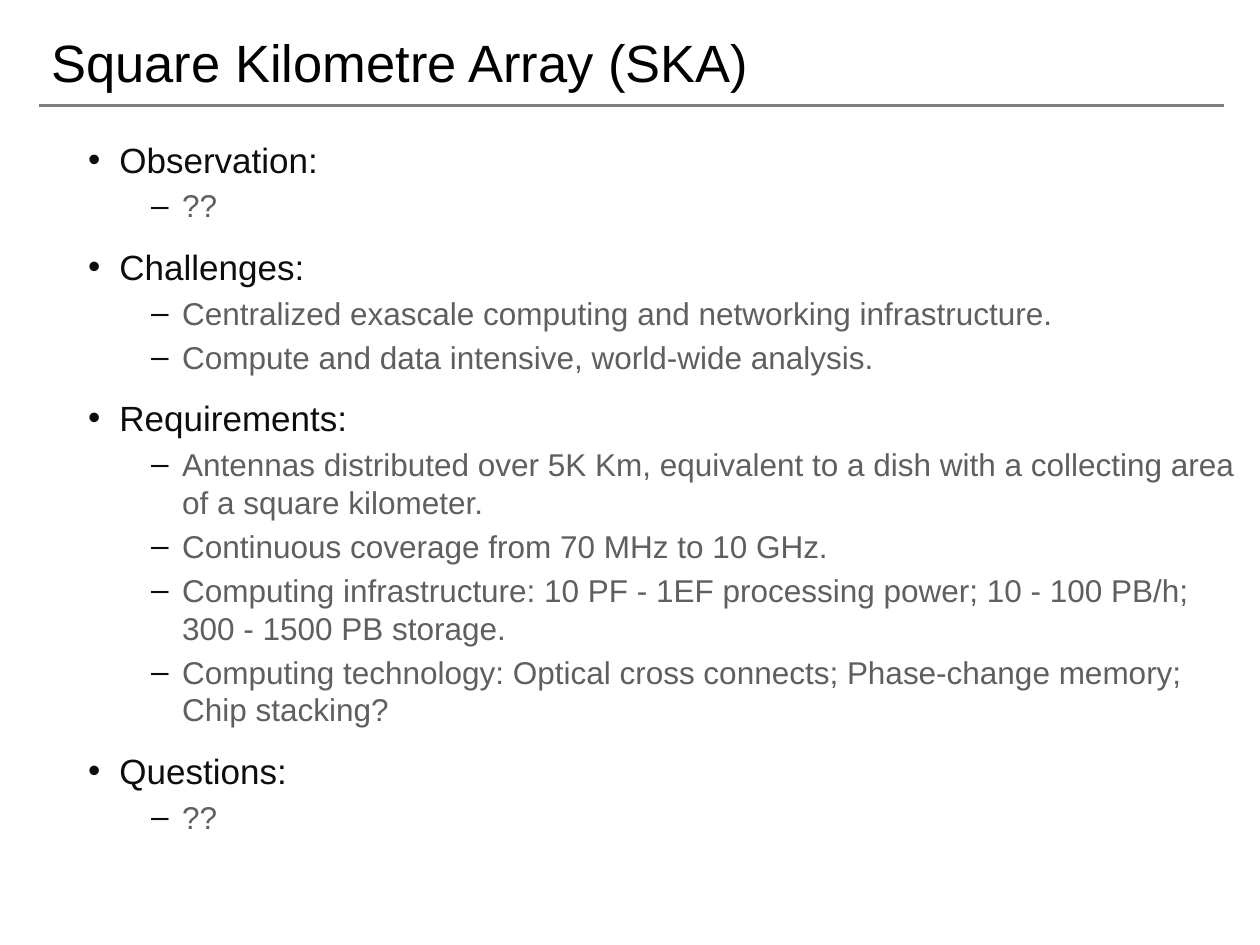
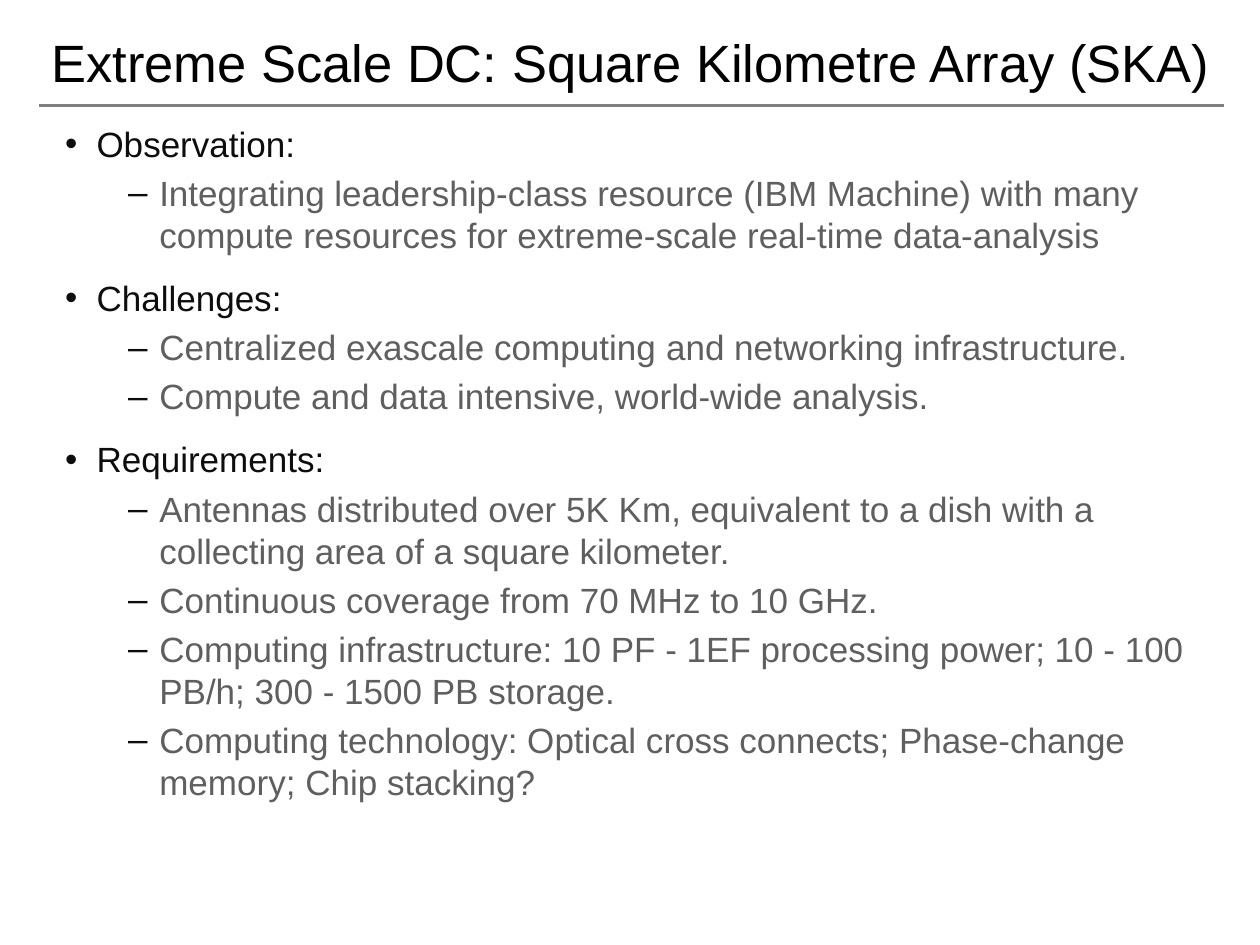
Before and after one commit to saga-project/presentations, a slide deck: slide 7 of radical-magic.pptx. Drawn at 1260x945 pixels with LibreOffice and Linux fonts; fonts in the diff are those of the drawing; background and template pictures are left out. Boxes give left, top, right and bottom in pixels: in the first picture for what was removed or moved away, otherwise in the second. Text is boxed around its words. In the diff, an @@ line names an element or a change of style, - is before the commit and + after.

```diff
--- a/radical-magic.pptx
+++ b/radical-magic.pptx
@@ title at (51,44,1209,93): text changed @@
-Square Kilometre Array (SKA)
+Extreme Scale DC: Square Kilometre Array (SKA)
@@ text "Observation:": place and size @@
-text "Observation:" at (119,147,1234,791)
+text "Observation:" at (97,131,1183,801)
@@ text at (159,180,1139,255): text changed; size 18 to 20 pt @@
-  – ??
+  – Integrating leadership-class resource (IBM Machine) with many compute resources for extreme-scale real-time data-analysis
@@ text at (159,334,1183,801): size 18 to 20 pt in "Centralized exascale computing and networking infrastructure ...", "Compute and data intensive, world-wide analysis.", "Antennas distributed over 5K Km, equivalent to ...", "Continuous coverage from 70 MHz to 10 ..." and 2 more places @@
@@ text at (119,758,286,791): paragraphs removed @@
-• Questions:
-  – ??
```
Also in this commit, not shown: 13 other slides changed, 1 slide added.
